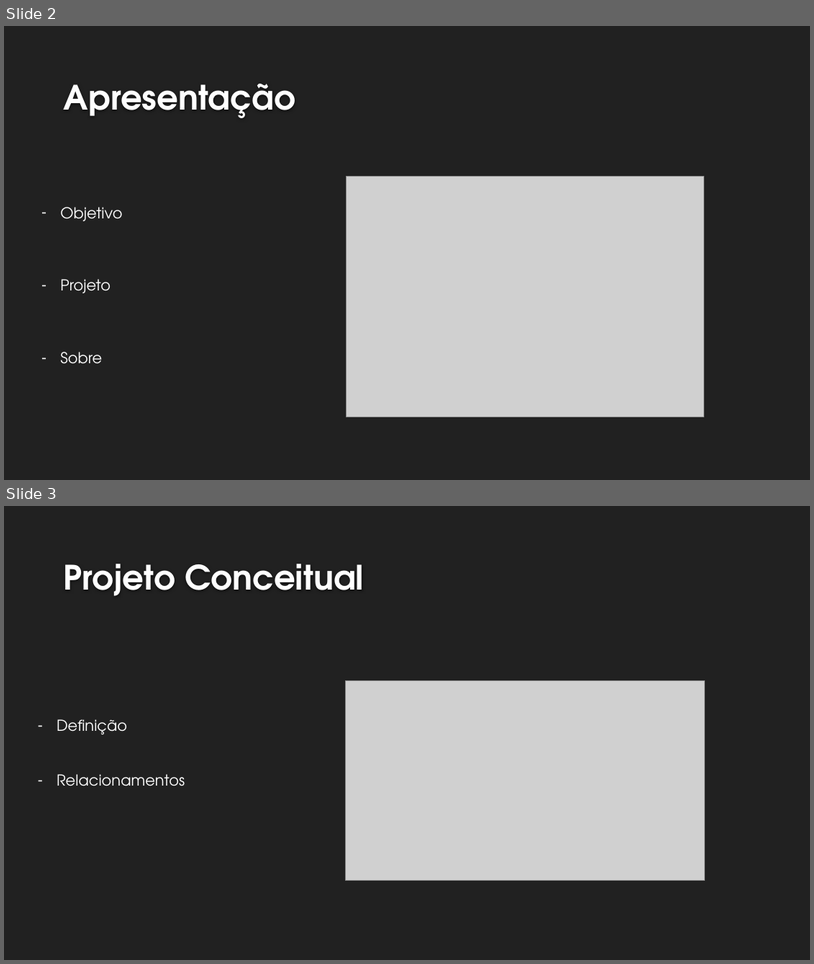
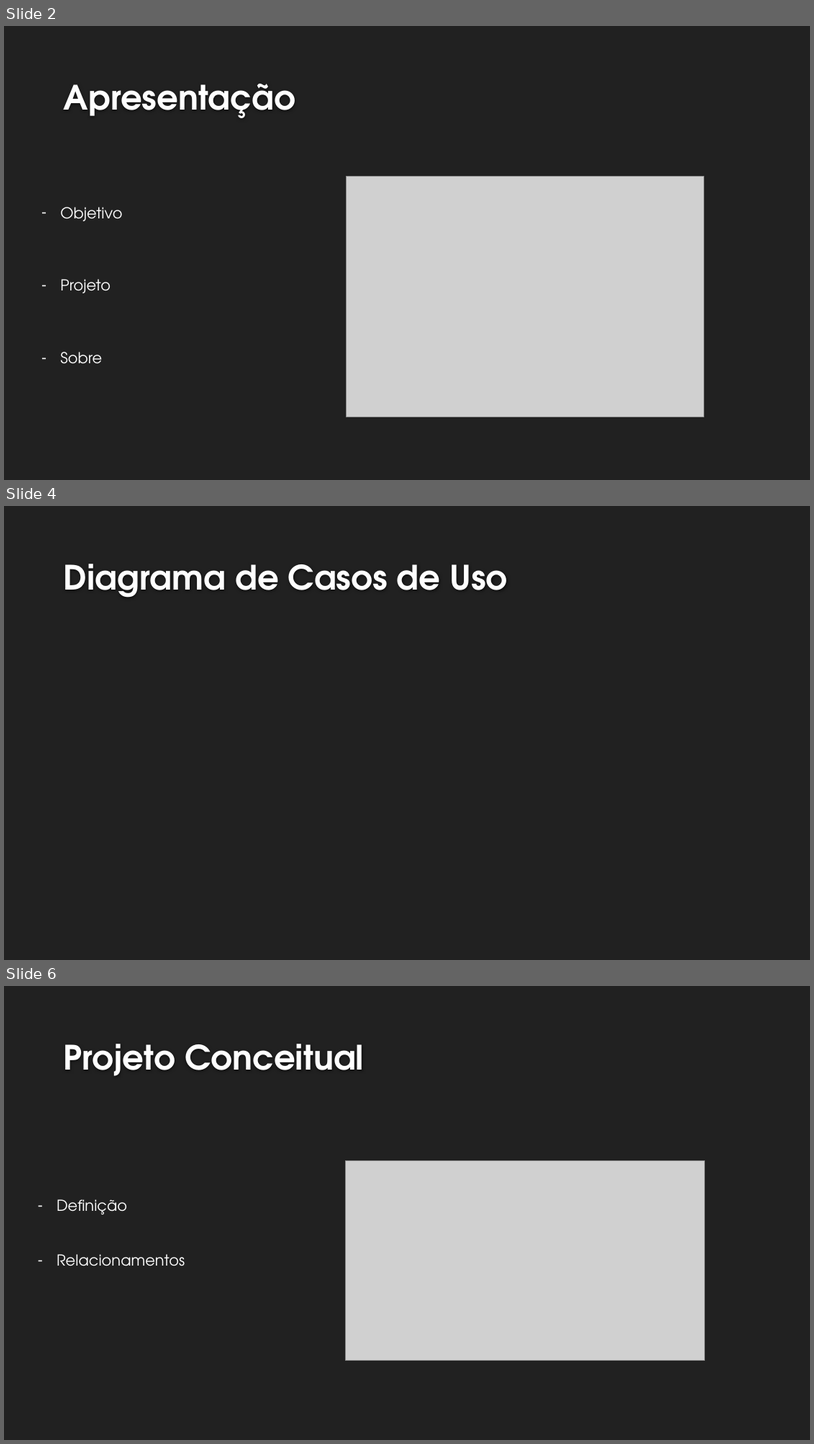
Before and after one commit to leaogui/IODWare, a slide deck: IODware.pptx. Shown one above the other, each under a label of ours: slides 2 and 3 before the commit, slides 2, 4 and 6 after it; the slides between them are not shown. The pictures are 814x964 and 814x1444 pixels, drawn with LibreOffice and Linux fonts; fonts in the diff are those of the drawing; grey boxes stand for pictures; background and template pictures are left out. Boxes give left, top, right and bottom in pixels: in the first picture for what was removed or moved away, otherwise in the second. Text is boxed around its words. In the diff, an @@ line names an element or a change of style, - is before the commit and + after.

```diff
--- a/IODware.pptx
+++ b/IODware.pptx
@@ slide 4 added at bbox=[4, 506, 810, 960], background #212121 @@
@@ title added at bbox=[64, 564, 508, 597], 40 pt, text #FEFEFE, bold @@
+Diagrama de Casos de Uso
@@ what was slide 3 is now slide 6 @@
```
Also in this commit, not shown: 1 slide changed, 4 other slides added, 3 other files.
